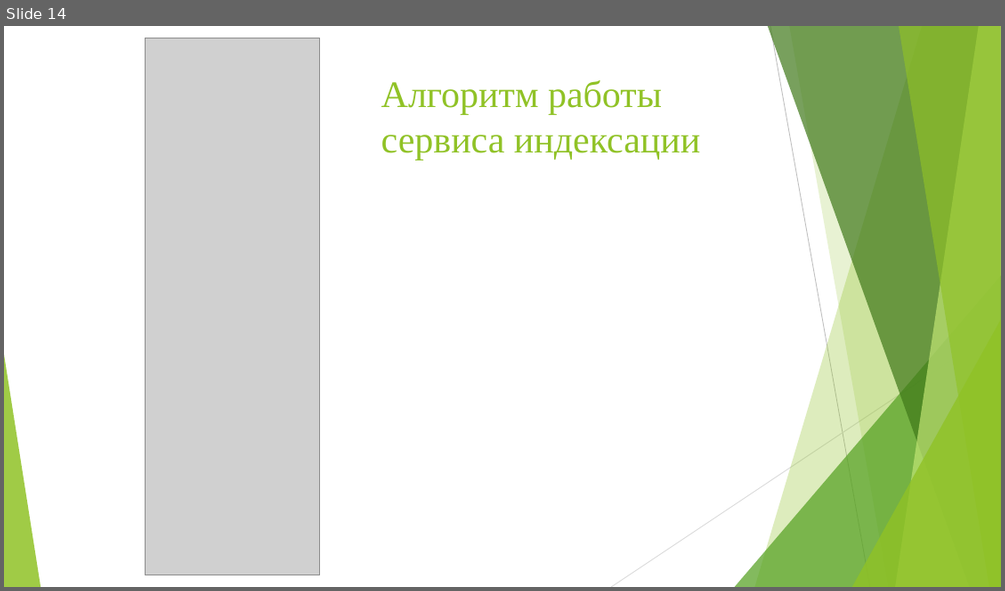
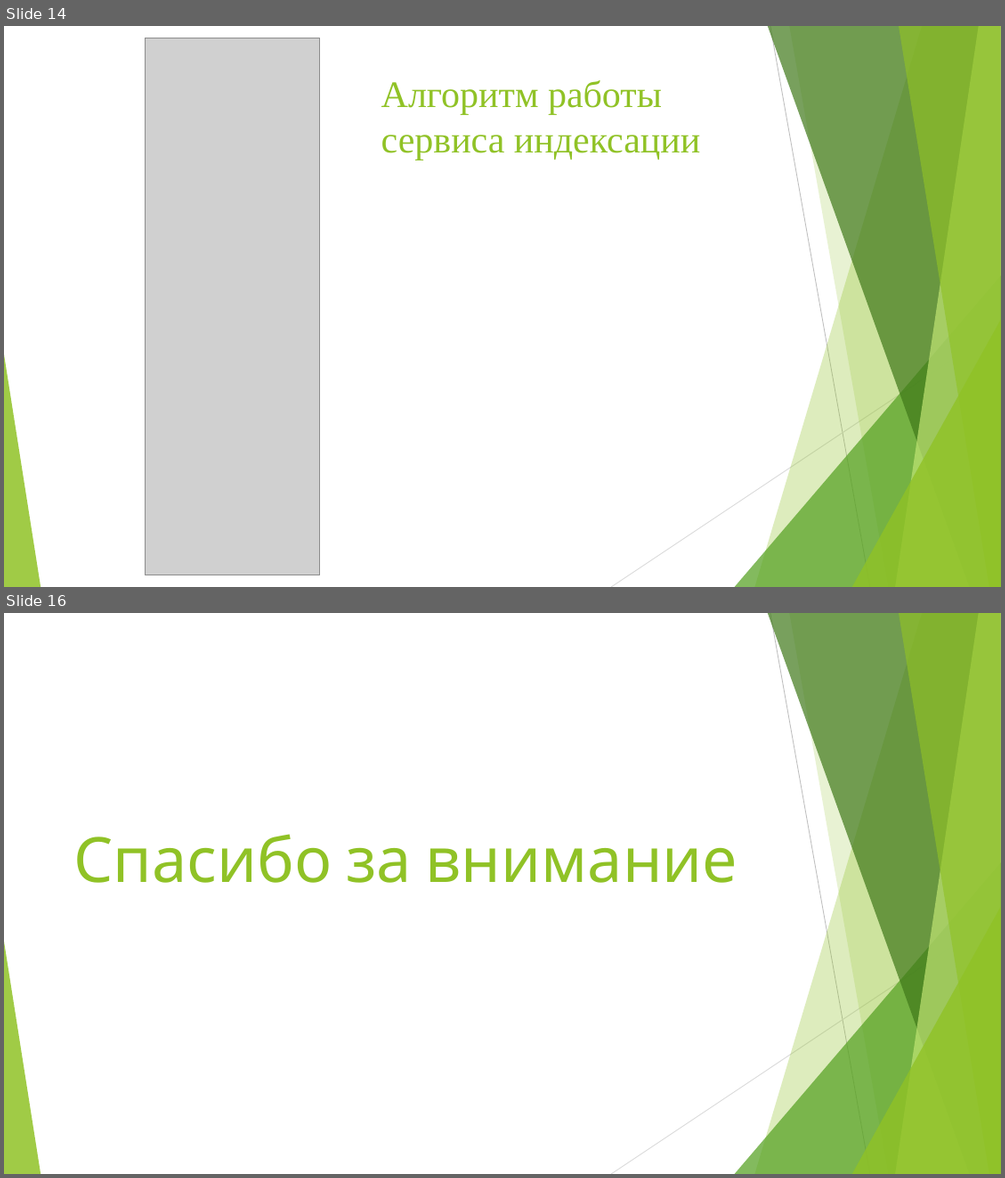
Before and after one commit to Aregore/diplom_suka, a slide deck: славок/презентация.pptx. Shown one above the other, each under a label of ours: slide 14 before the commit, slides 14 and 16 after it; the slides between them are not shown. The pictures are 1005x591 and 1005x1178 pixels, drawn with LibreOffice and Linux fonts; fonts in the diff are those of the drawing; grey boxes stand for pictures. Boxes give left, top, right and bottom in pixels: in the first picture for what was removed or moved away, otherwise in the second. Text is boxed around its words. In the diff, an @@ line names an element or a change of style, - is before the commit and + after.

```diff
--- a/славок/презентация.pptx
+++ b/славок/презентация.pptx
@@ slide 16 added at (x1=4, y1=613, x2=1001, y2=1174), background #FFFFFF; not listed: 10 template elements that a slide beside it also shows @@
@@ title added at (x1=73, y1=834, x2=738, y2=883), 60 pt, text #90C226 @@
+Спасибо за внимание
```
Also in this commit, not shown: 1 other slide added, 1 slide removed, 1 other file.
